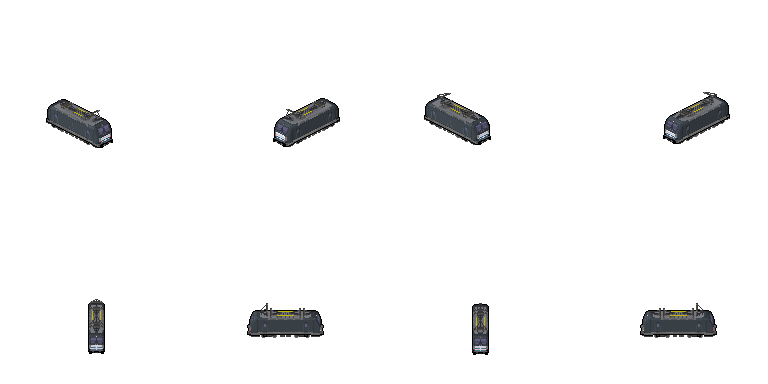
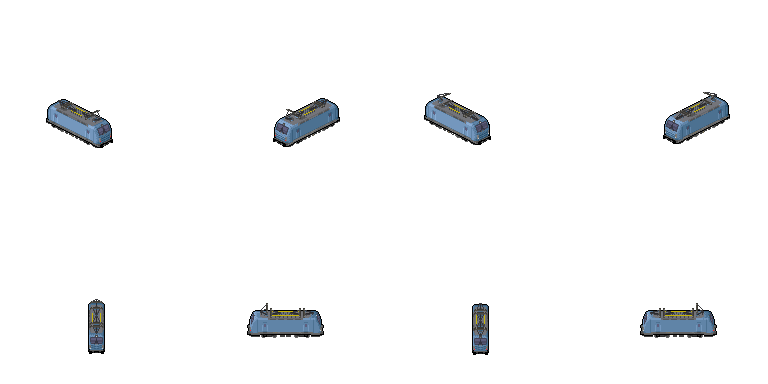
The second (768, 384) image is a revision of the first. Changes to its layers:
added group "Layer Group" with 7 layers above "Side_HUPAC" over bbox(58, 96, 717, 336)
added layer "MS" in group "Layer Group" over bbox(58, 96, 717, 336)
added layer "Dachdetails" in group "Layer Group" over bbox(71, 103, 705, 326)
added layer "Dach MS" in group "Layer Group" over bbox(59, 98, 716, 334)
hid "Front_PC" over bbox(91, 133, 675, 351)
hid "front white" over bbox(91, 130, 675, 351)
hid "ES64X4 MRCE" over bbox(48, 96, 728, 351)
added layer "Base" above "Vectron_Main copy" over bbox(48, 96, 728, 351)
hid "Vectron_Main" over bbox(48, 96, 728, 351)
